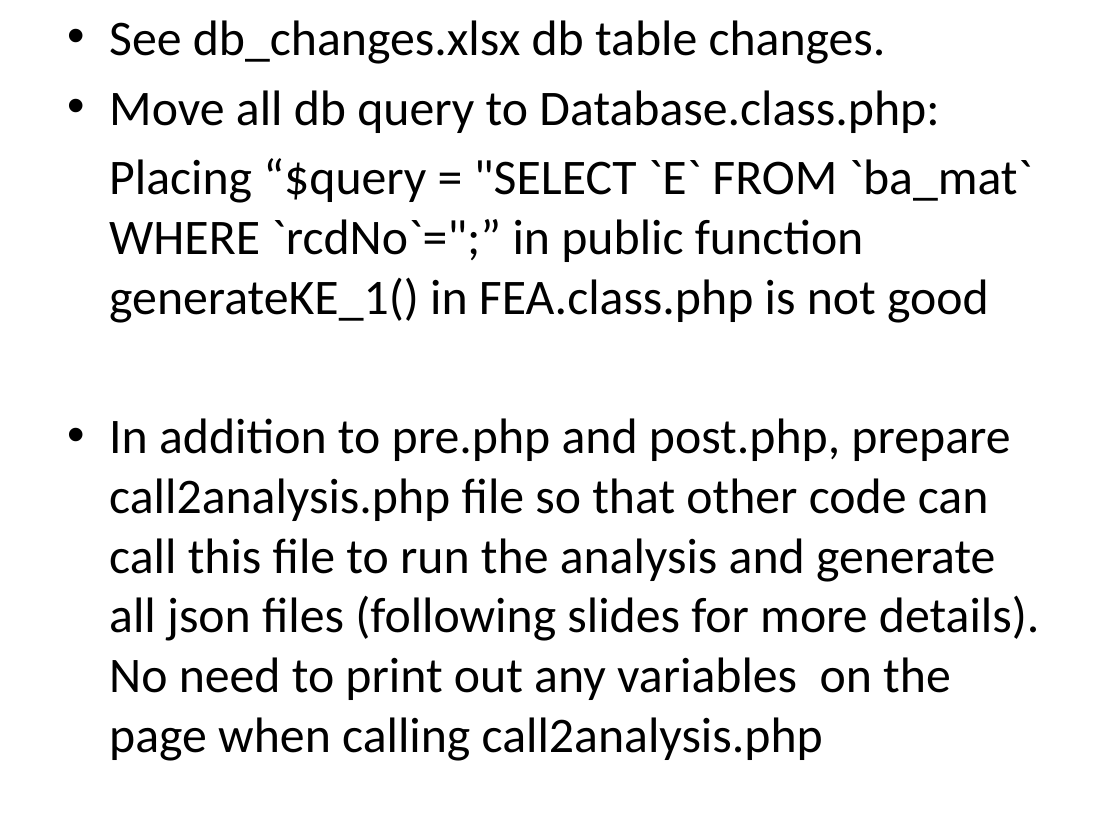
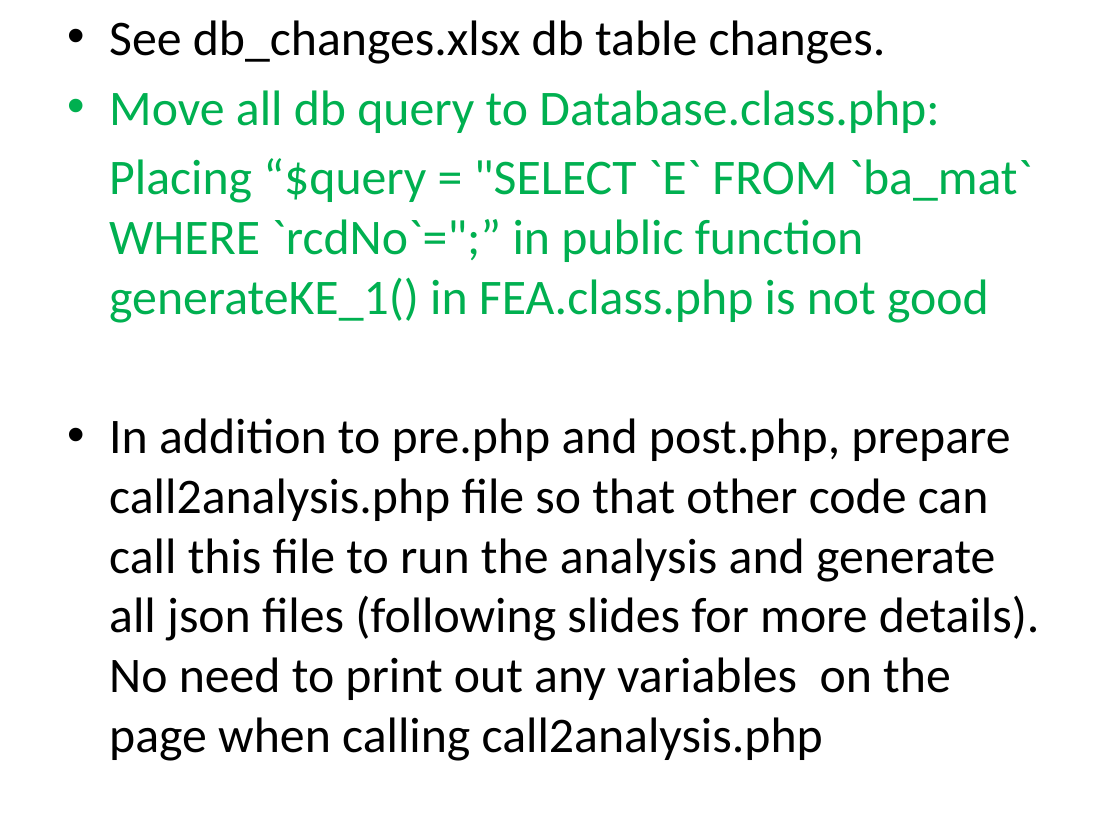
Before and after one commit to lightbringer1991/Projects, a slide deck: slide 2 of PHP_Process_Data_From_MySQL/beam_analysis/requirements_25022016/spec.pptx. Drawn at 1120x840 pixels with LibreOffice and Linux fonts; fonts in the diff are those of the drawing. Boxes give left, top, right and bottom in pixels: in the first picture for what was removed or moved away, otherwise in the second. Text is boxed around its words. In the diff, an @@ line names an element or a change of style, - is before the commit and + after.

```diff
--- a/PHP_Process_Data_From_MySQL/beam_analysis/requirements_25022016/spec.pptx
+++ b/PHP_Process_Data_From_MySQL/beam_analysis/requirements_25022016/spec.pptx
@@ text at (109, 90, 1033, 323): text colour #000000 to #00B050 in "Move all db query to Database.class.php:", "Placing “$query = "SELECT `E` FROM `ba_mat` ..." @@
```
Also in this commit, not shown: 6 other slides changed, 12 other files.
